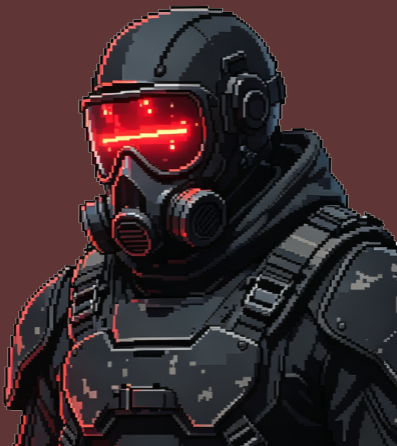
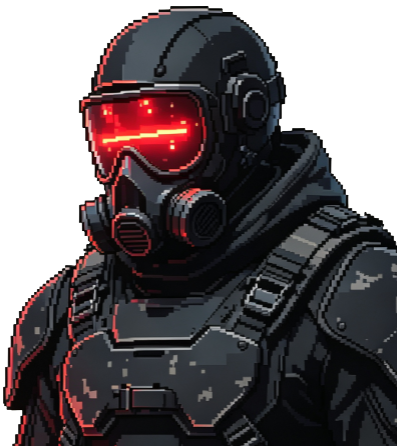
The second 397x446 image is a revision of the first. Changes to its layers:
hid "图层 3" over 0, 0, 397, 446
hid "图层 1" over 0, 0, 397, 446